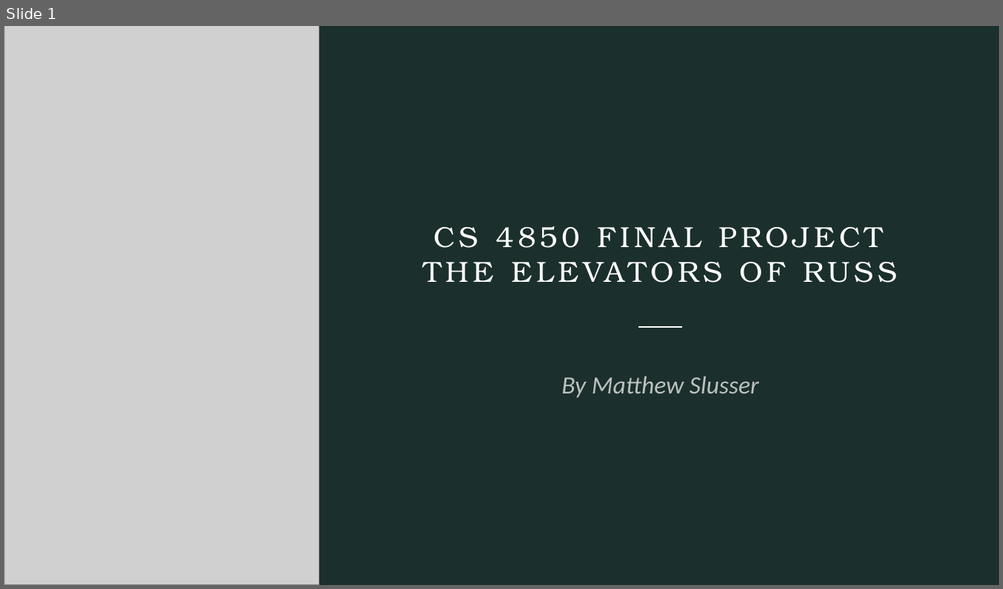
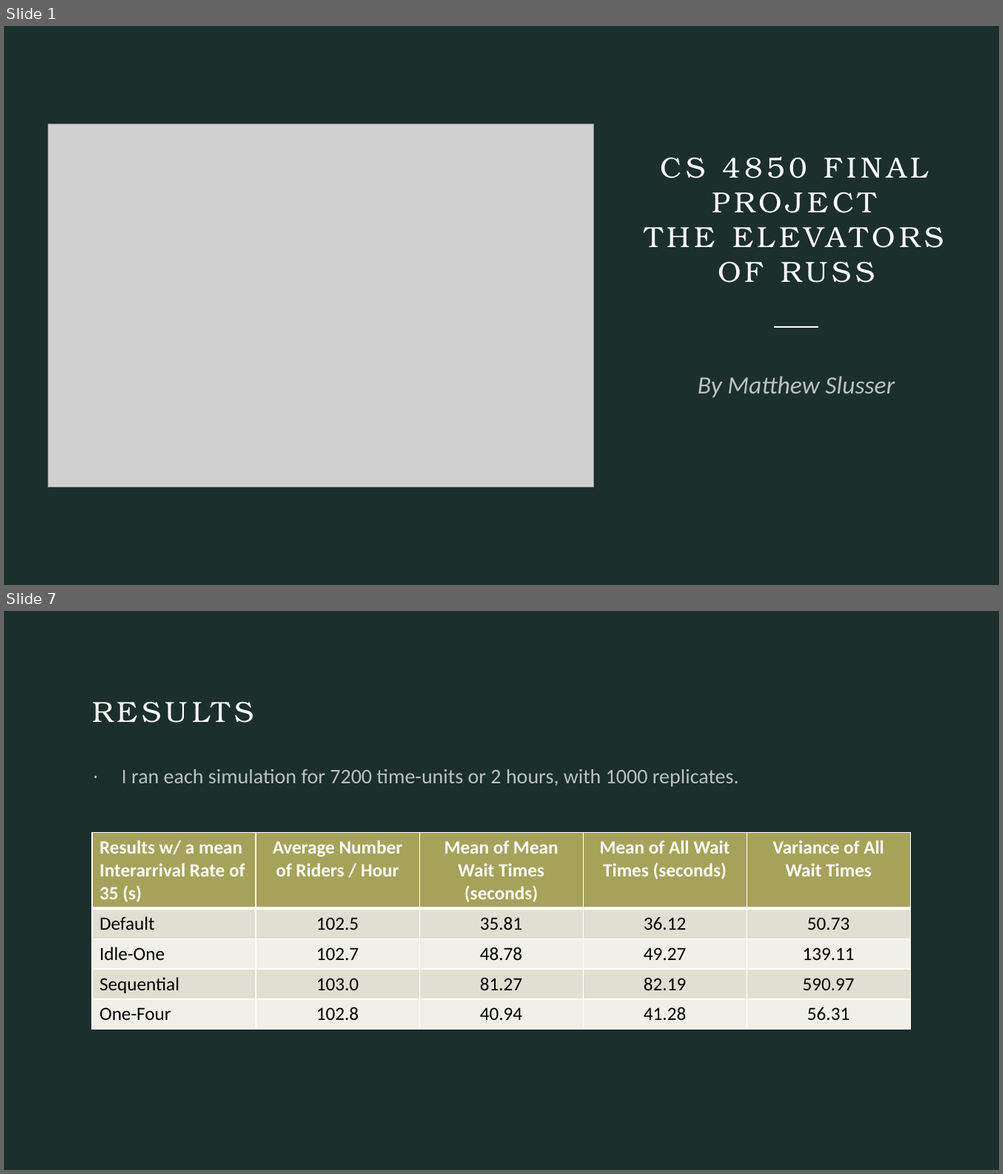
Before and after one commit to Sluss12/cs-4830-systems-simulation, a slide deck: Project 3/CS 4850 Final Project.pptx. Shown one above the other, each under a label of ours: slide 1 before the commit, slides 1 and 7 after it; the slides between them are not shown. The pictures are 1003x589 and 1003x1174 pixels, drawn with LibreOffice and Linux fonts; fonts in the diff are those of the drawing; grey boxes stand for pictures. Boxes give left, top, right and bottom in pixels: in the first picture for what was removed or moved away, otherwise in the second. Text is boxed around its words. In the diff, an @@ line names an element or a change of style, - is before the commit and + after.

```diff
--- a/Project 3/CS 4850 Final Project.pptx
+++ b/Project 3/CS 4850 Final Project.pptx
@@ slide 7 added at box(4, 611, 999, 1170), background #1B2F2C @@
@@ title added at box(92, 694, 910, 748), 28 pt, text #FFFFFF @@
+RESULTS
@@ text added at box(122, 769, 739, 787), 20 pt, text #FFFFFF at 70% opacity @@
+· I ran each simulation for 7200 time-units or 2 hours, with 1000 replicates.
@@ table added at box(92, 833, 909, 1029), 5 rows, 5 columns @@
+Results w/ a mean Interarrival Rate of 35 (s) | Average Number of Riders / Hour | Mean of Mean Wait Times (seconds) | Mean of All Wait Times (seconds) | Variance of All Wait Times
+Default | 102.5 | 35.81 | 36.12 | 50.73
+Idle-One | 102.7 | 48.78 | 49.27 | 139.11
+Sequential | 103.0 | 81.27 | 82.19 | 590.97
+One-Four | 102.8 | 40.94 | 41.28 | 56.31
@@ slide 1 changed as well @@
@@ picture removed at box(4, 26, 319, 585) @@
@@ title "CS 4850 FINAL PROJECT THE ..." rewrapped from box(433, 227, 882, 248) to box(660, 157, 928, 283) @@
@@ picture added at box(48, 124, 594, 487) @@
@@ line moved from (638, 327) - (683, 327) to (774, 327) - (818, 327) @@
@@ subtitle "By Matthew Slusser": place and size @@
-subtitle "By Matthew Slusser" at box(561, 376, 759, 398)
+subtitle "By Matthew Slusser" at box(697, 376, 894, 398)
```
Also in this commit, not shown: 1 other slide changed, 7 other slides added, 2 slides removed, 18 other files.
